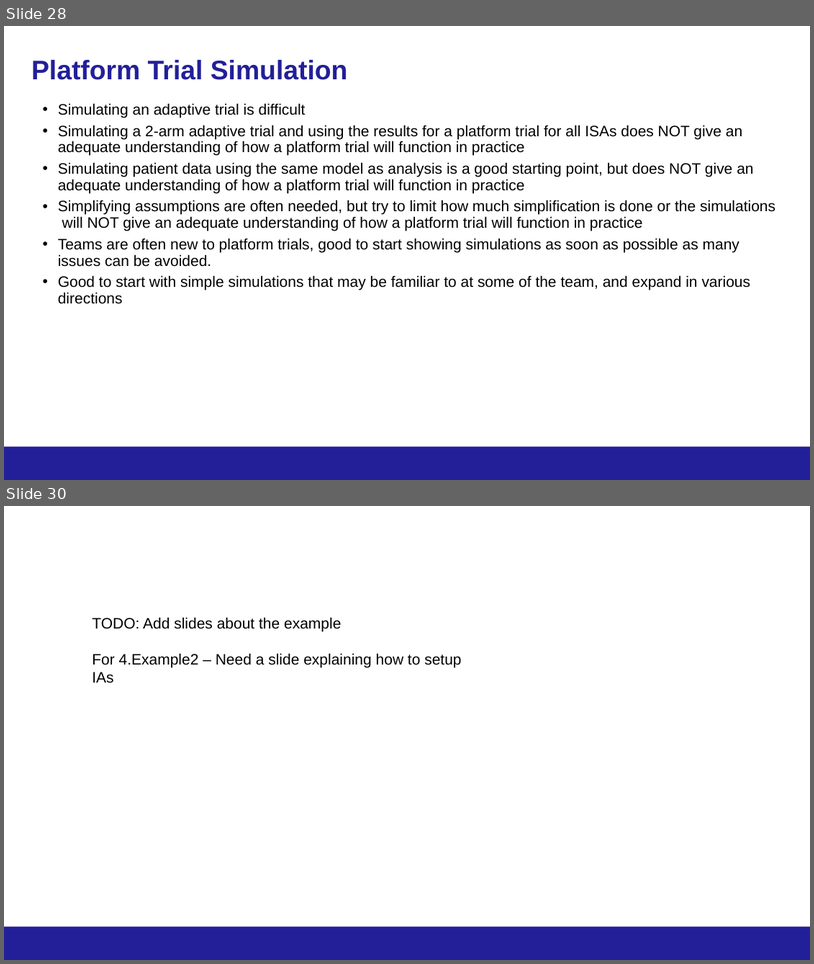
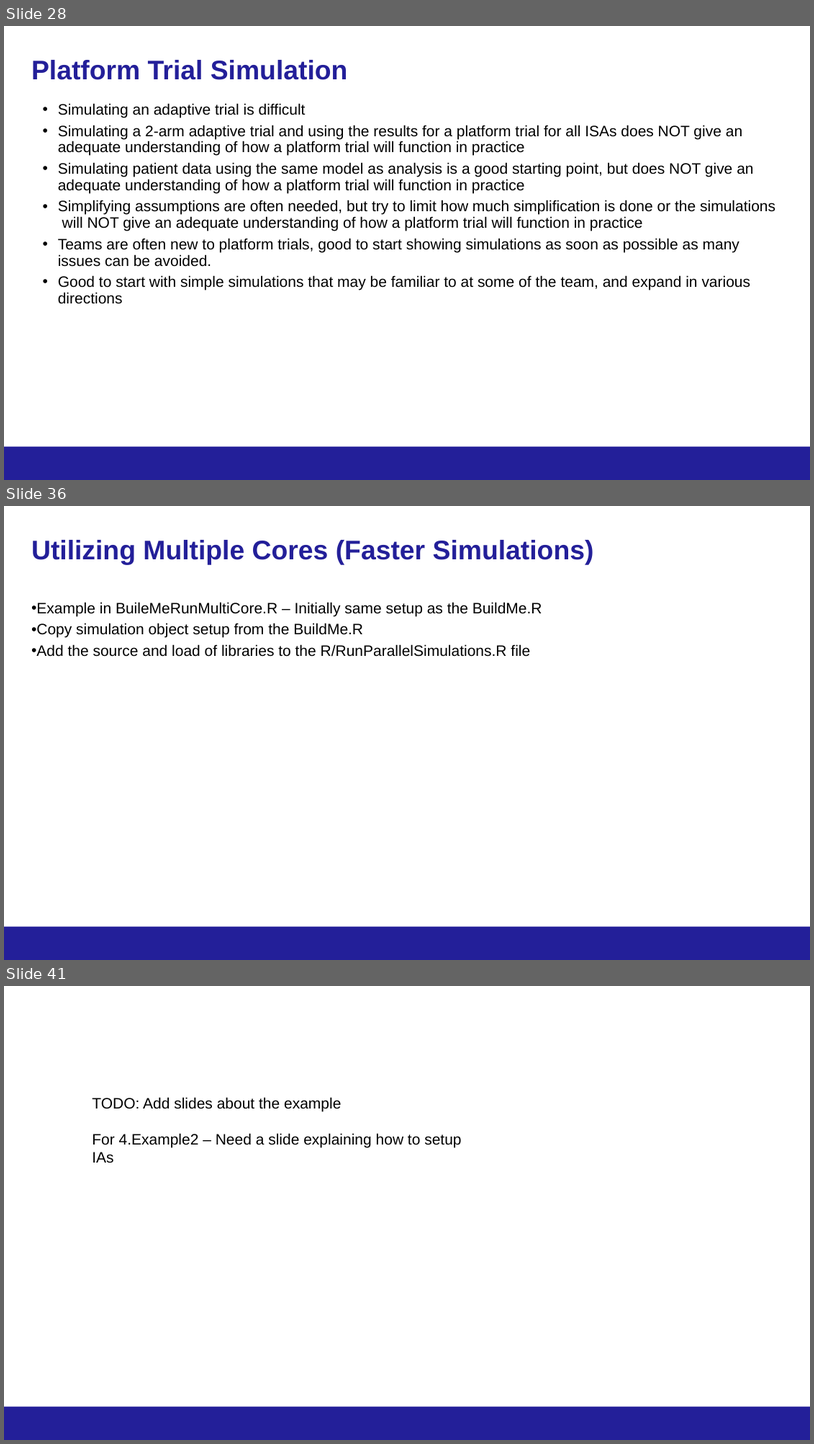
Before and after one commit to kwathen/BayesPharma2024-OCTOPUS, a slide deck: CourseMaterial/Wathen-Bayes2024ForDistribution.pptx. Shown one above the other, each under a label of ours: slides 28 and 30 before the commit, slides 28, 36 and 41 after it; the slides between them are not shown. The pictures are 814x964 and 814x1444 pixels, drawn with LibreOffice and Linux fonts; fonts in the diff are those of the drawing; background and template pictures are left out. Boxes give left, top, right and bottom in pixels: in the first picture for what was removed or moved away, otherwise in the second. Text is boxed around its words. In the diff, an @@ line names an element or a change of style, - is before the commit and + after.

Commit message:
Updates to examples

```diff
--- a/CourseMaterial/Wathen-Bayes2024ForDistribution.pptx
+++ b/CourseMaterial/Wathen-Bayes2024ForDistribution.pptx
@@ slide 36 added at [4, 506, 810, 960], background #FFFFFF; not listed: 1 template element that a slide beside it also shows @@
@@ title added at [31, 540, 594, 565], 32 pt, text #231F99, bold @@
+Utilizing Multiple Cores (Faster Simulations)
@@ text added at [31, 602, 543, 656], 18 pt, text #000000 @@
+• Example in BuileMeRunMultiCore.R – Initially same setup as the BuildMe.R
+• Copy simulation object setup from the BuildMe.R
+• Add the source and load of libraries to the R/RunParallelSimulations.R file
@@ page number added at [618, 932, 800, 955], 12 pt, text #231F99 @@
+36
@@ what was slide 30 is now slide 41 @@
```
Also in this commit, not shown: 1 slide changed, 10 other slides added, 52 other files.
